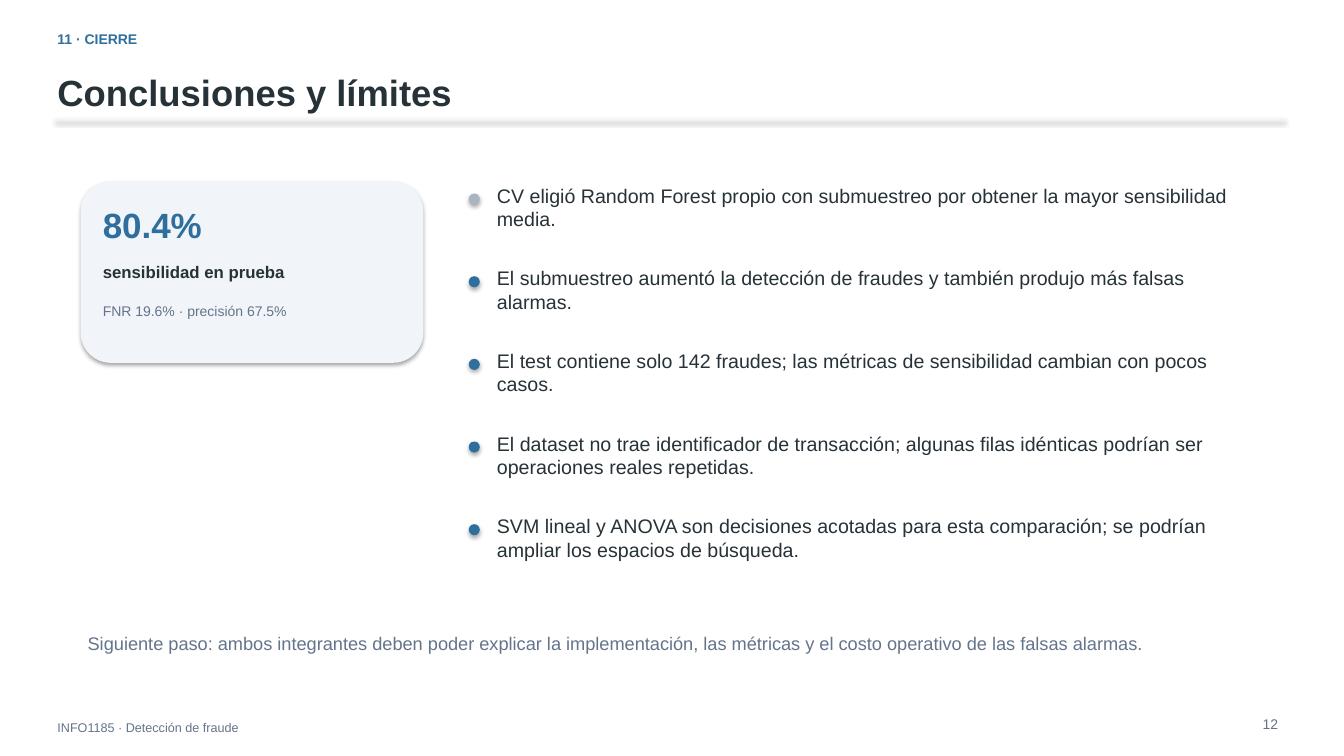
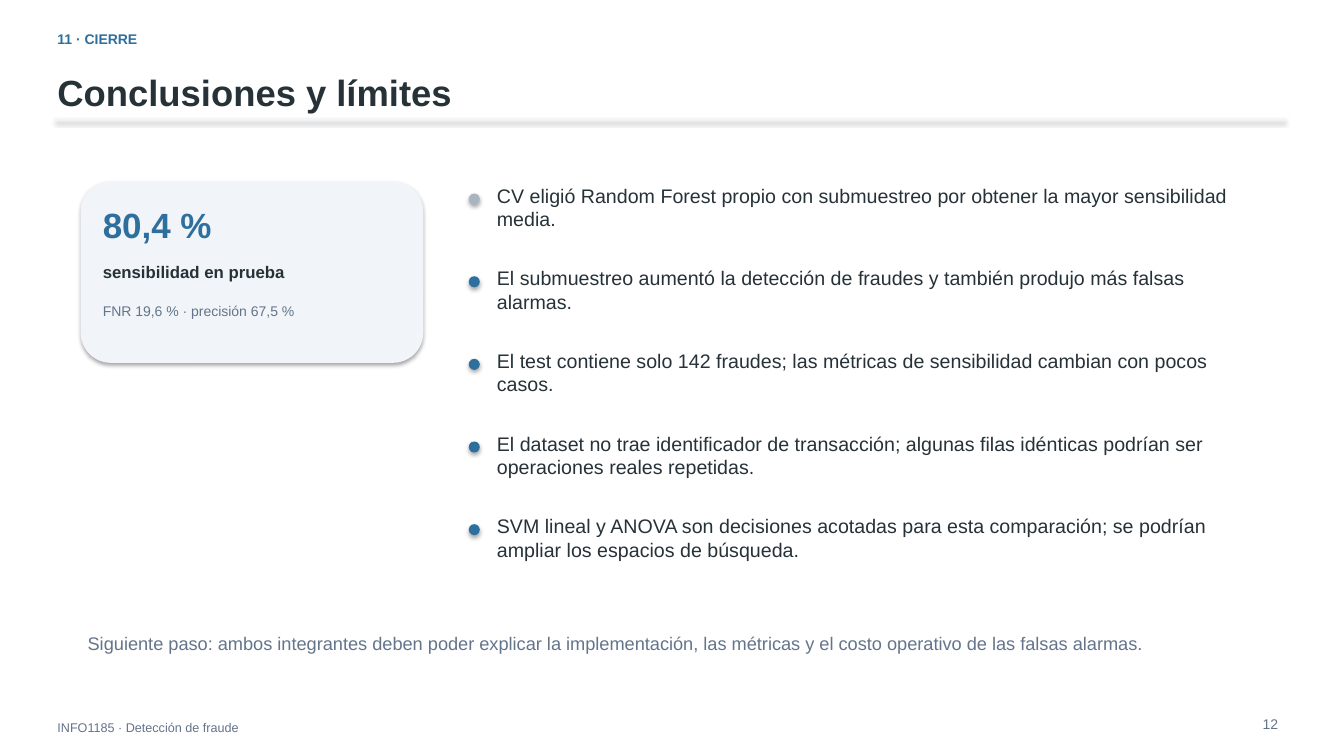
Before and after one commit to FernandoValdes01/Fraudetection, a slide deck: slide 12 of documentacion/presentacion/defensa_fraude.pptx. Drawn at 1344x756 pixels with LibreOffice and Linux fonts; fonts in the diff are those of the drawing. Boxes give left, top, right and bottom in pixels: in the first picture for what was removed or moved away, otherwise in the second. Text is boxed around its words. In the diff, an @@ line names an element or a change of style, - is before the commit and + after.

```diff
--- a/documentacion/presentacion/defensa_fraude.pptx
+++ b/documentacion/presentacion/defensa_fraude.pptx
@@ text at <box>103,213,171,244</box>: text changed @@
-80.4%
+80,4 %
@@ text at <box>103,305,278,319</box>: text changed @@
-FNR 19.6% · precisión 67.5%
+FNR 19,6 % · precisión 67,5 %
```
Also in this commit, not shown: 7 other slides changed, 4 other files.
